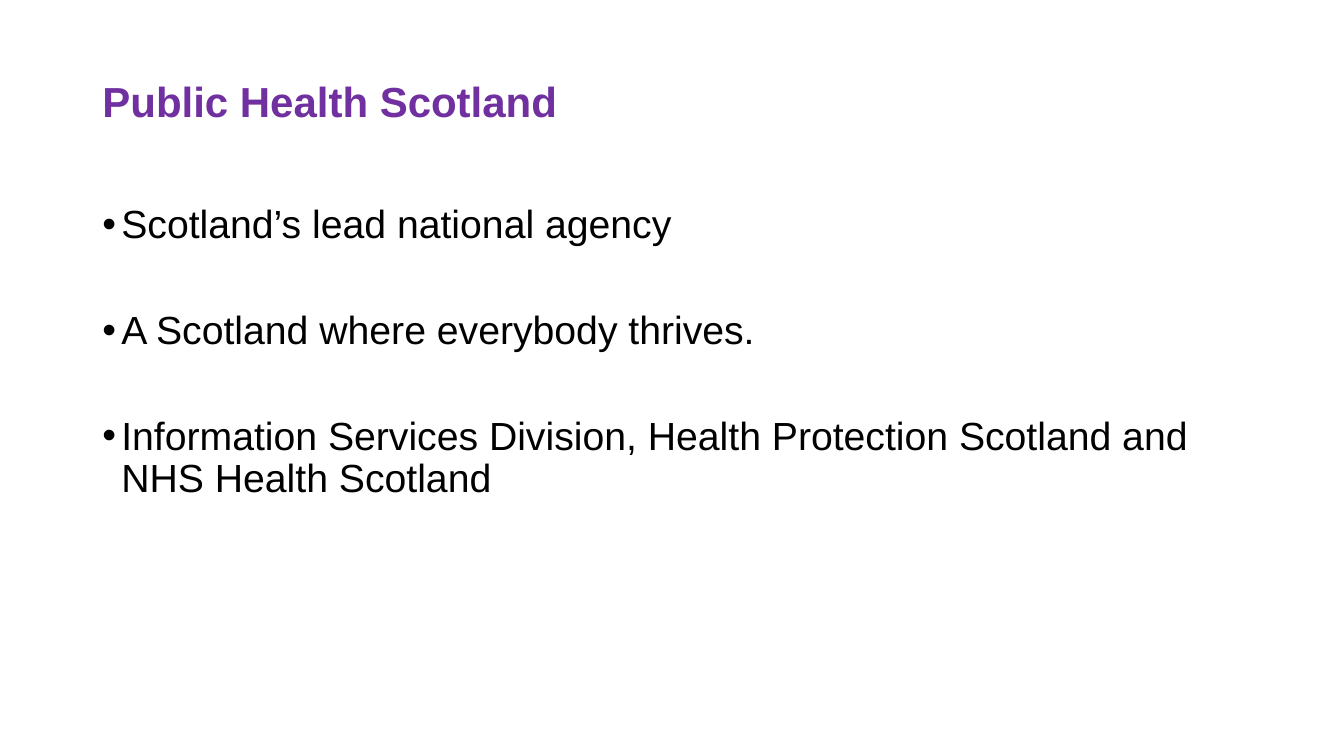
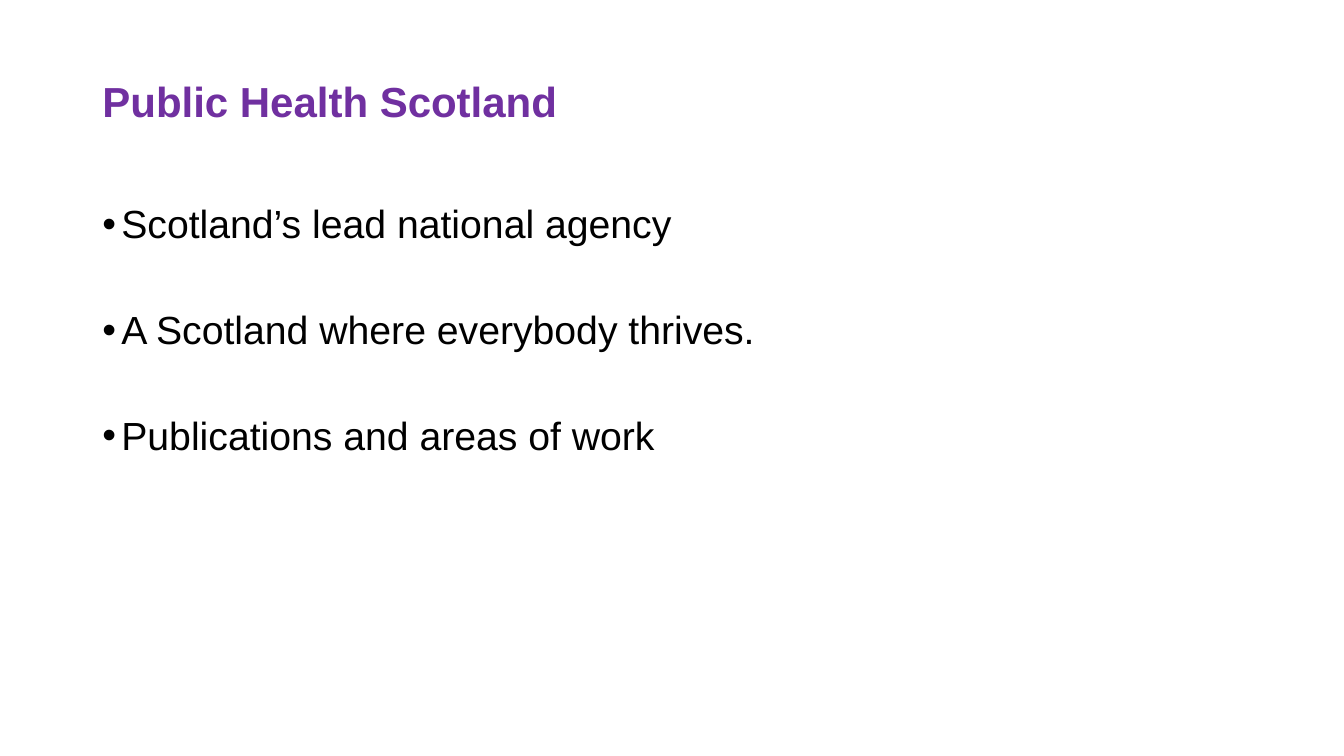
Before and after one commit to TomW49/phs_rshiny_dashboard_project, a slide deck: slide 3 of pres_phs.pptx. Drawn at 1344x756 pixels with LibreOffice and Linux fonts; fonts in the diff are those of the drawing; background and template pictures are left out. Boxes give left, top, right and bottom in pixels: in the first picture for what was removed or moved away, otherwise in the second. Text is boxed around its words. In the diff, an @@ line names an element or a change of style, - is before the commit and + after.

```diff
--- a/pres_phs.pptx
+++ b/pres_phs.pptx
@@ text at (121, 421, 655, 451): text changed @@
-• Information Services Division, Health Protection Scotland and NHS Health Scotland
+• Publications and areas of work
```
Also in this commit, not shown: 1 other slide changed.
